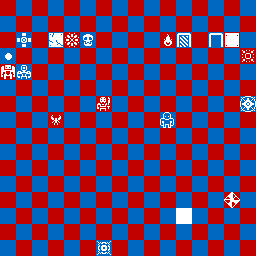
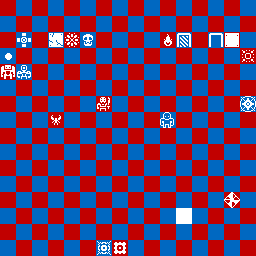
The second (256, 256) image is a revision of the first. Changes to its layers:
painted on "Pasted Layer" over [114, 242, 126, 254]
